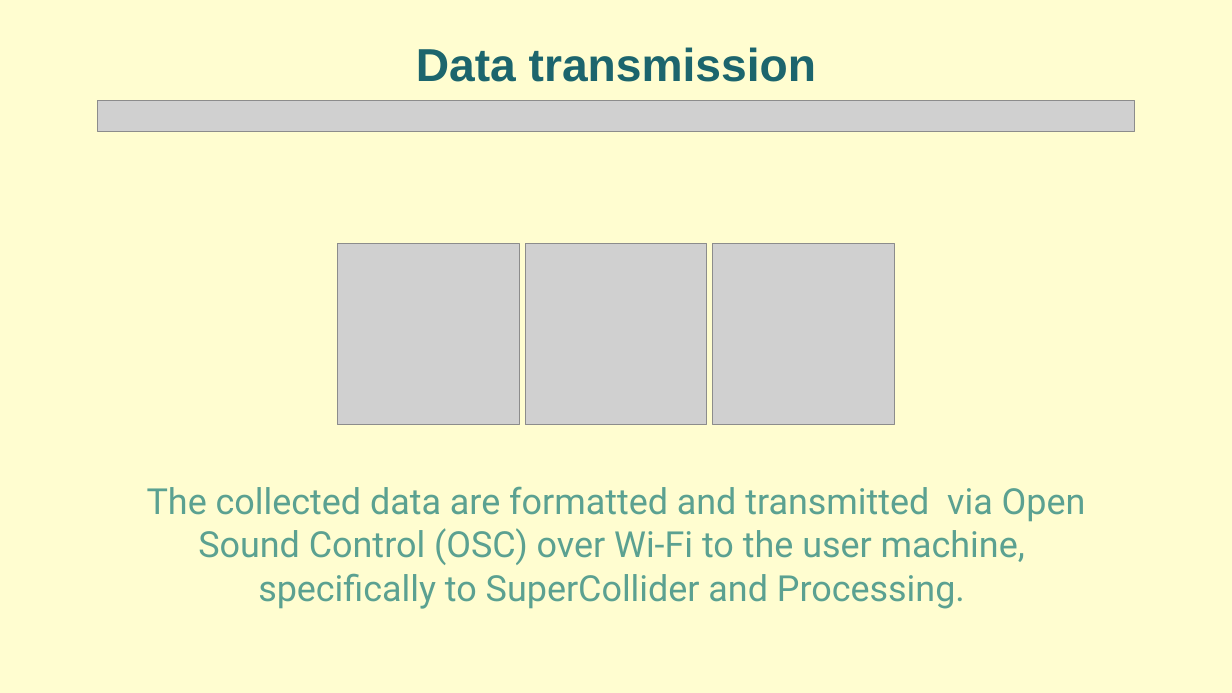
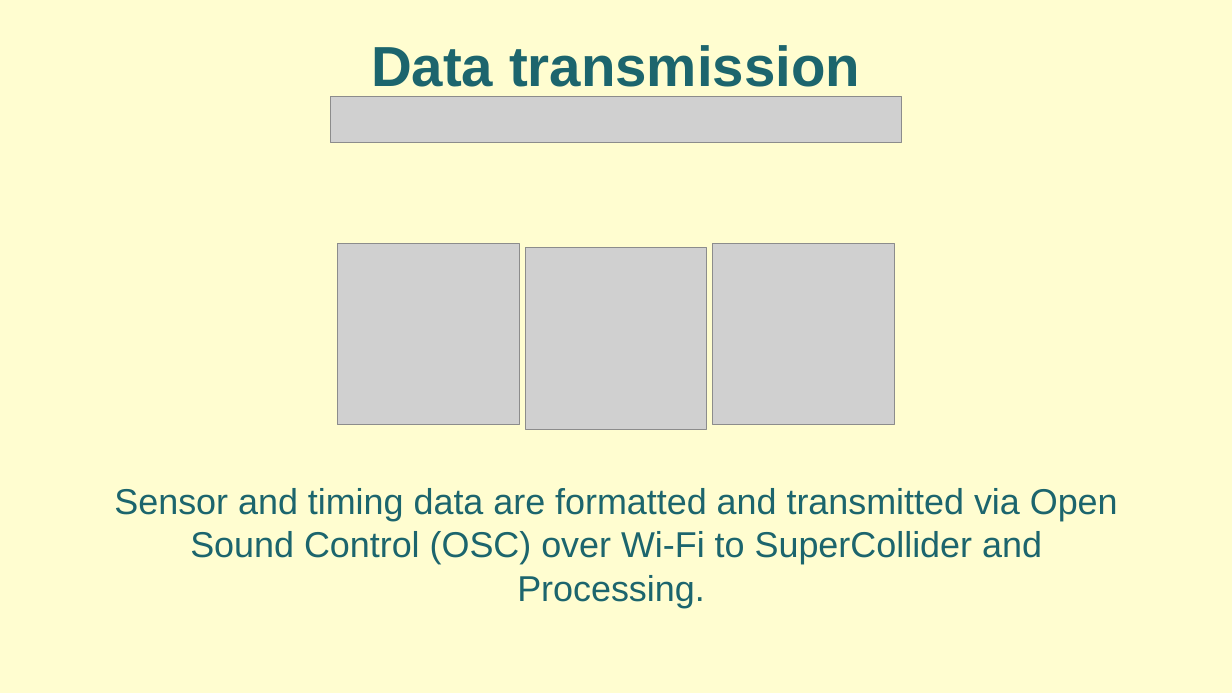
Before and after one commit to Ciorpy/G.A.I.A.-CMLS-2025, a slide deck: slide 10 of GAIA.pptx (slide 12 before the commit). Drawn at 1232x693 pixels with LibreOffice and Linux fonts; fonts in the diff are those of the drawing; grey boxes stand for pictures. Boxes give left, top, right and bottom in pixels: in the first picture for what was removed or moved away, otherwise in the second. Text is boxed around its words. In the diff, an @@ line names an element or a change of style, - is before the commit and + after.

```diff
--- a/GAIA.pptx
+++ b/GAIA.pptx
@@ text "Data transmission" at [371, 45, 860, 87]: size 36 to 44 pt @@
@@ picture removed at [97, 100, 1135, 131] @@
@@ picture added at [330, 96, 901, 142] @@
@@ picture: place and size @@
-picture at [525, 243, 707, 425]
+picture at [525, 248, 707, 430]
@@ text at [114, 488, 1118, 608]: text changed; font Roboto to Arial; text colour #5BA191 to #1C656D @@
-The collected data are formatted and transmitted via Open Sound Control (OSC) over Wi-Fi to the user machine,
-specifically to SuperCollider and Processing.
+Sensor and timing data are formatted and transmitted via Open Sound Control (OSC) over Wi-Fi to SuperCollider and Processing.
```
Also in this commit, not shown: 27 other slides changed, 2 slides added, 5 slides removed, 5 other files.
